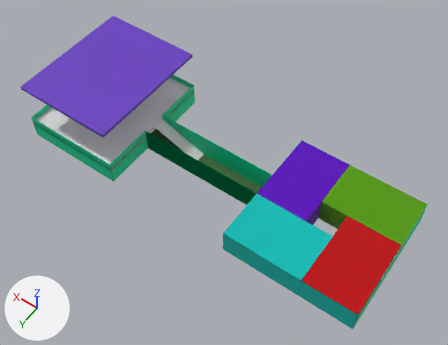
The glTF model models/walls2.glb as it was, and as the next commit left it.
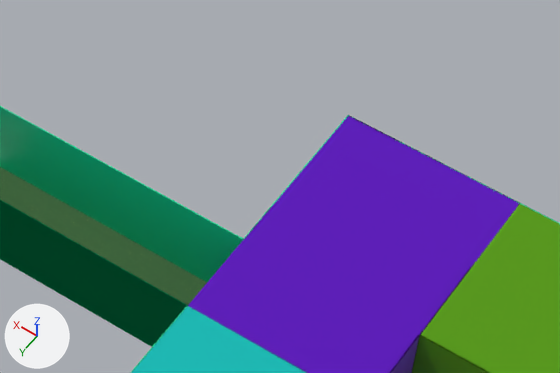
Each version is shown whole from a 50 mm camera at (-247.1, 143.5, 294.2) aimed at (-119.7, -34.9, 13.9), then close up on the part from 46% to 81% of the width and 31% to 62% of the height. Lighting does not change. The marker at lower left points along +X, +Y and +Z. Objects named as collision shapes, trigger or cutter boxes, shadow casters or lower levels of detail are left out. Where no turn or scale is listed for an object, it has been applied to the vertices.

Objects in the first close-up: 'Cube.008', 'Cube.010', 'Cube.017', 'Cube.019', 'FloorBaseGrass_01', 'FloorBaseGrass_01.001', 'FloorBaseGrass_01.003', 'FloorBaseGrass_01.004'.
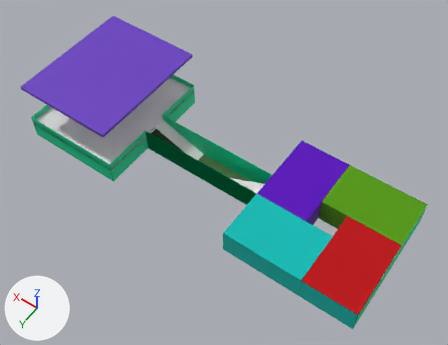
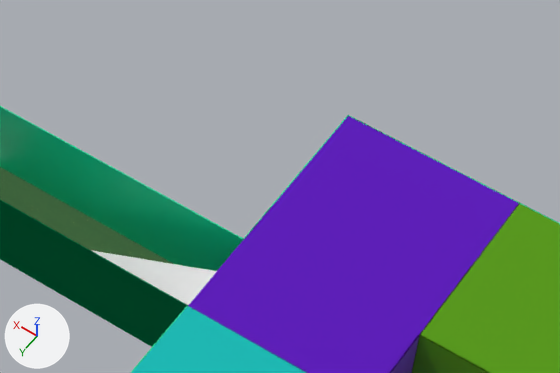
Scene script edits in JSON lines:
```json
{"op": "set", "path": "ob_cube.location", "old": "(-79.4, -44.1, 6.1)", "new": "(-129.0, -36.2, 7.9)"}
{"op": "set", "path": "ob_cube.rotation_euler", "old": "(0.0, -0.358, 0.0)", "new": "(0.0, -0.49, -3.142)", "note": "degrees (0, -21, 0) -> degrees (0, -28, -180)"}
{"op": "set", "path": "ob_cube.scale", "old": "(16.8, 4.0, 0.08)", "new": "(17.1, 4.0, 0.08)"}
```

Changed parts and their boxes [x1, y1, x2, y2] in the close-ups (560 x 373 px):
```json
{"object": "Cube", "change": "moved, turned, rescaled", "after": [91, 250, 217, 305], "on screen": "not visible before"}
```
